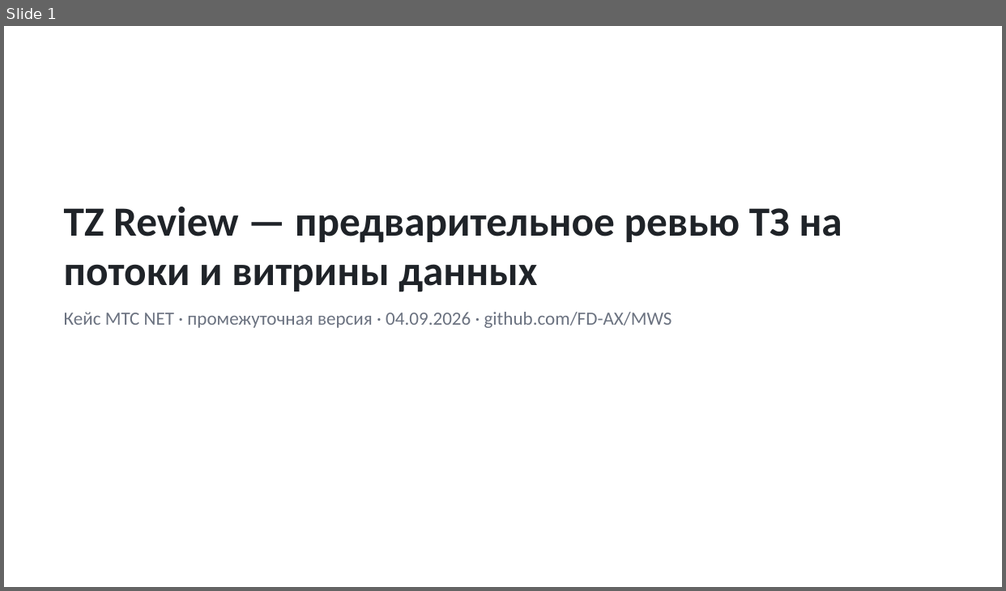
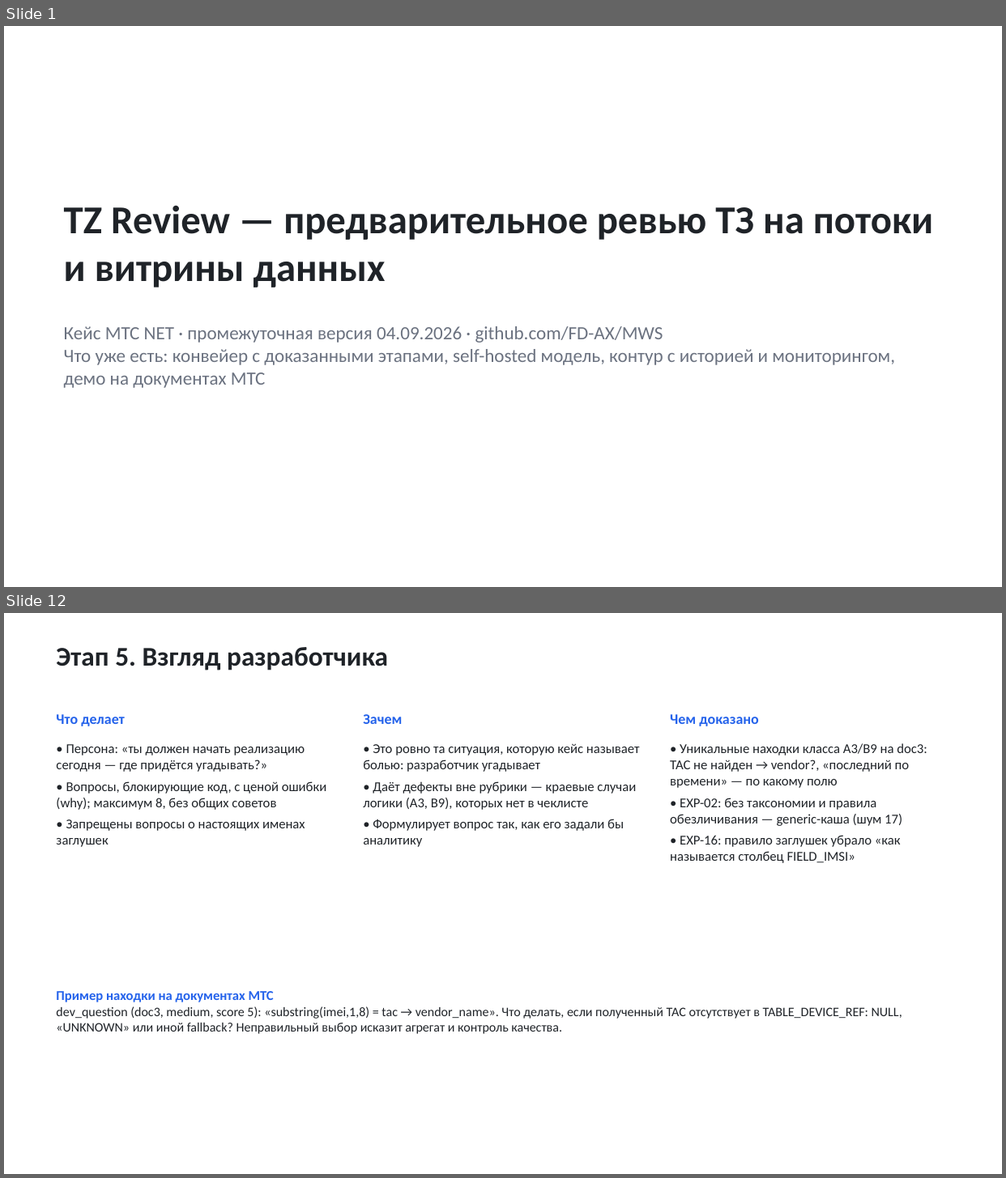
Before and after one commit to FD-AX/MWS, a slide deck: deliverables/interim/TZ_Review_interim.pptx. Shown one above the other, each under a label of ours: slide 1 before the commit, slides 1 and 12 after it; the slides between them are not shown. The pictures are 1006x591 and 1006x1178 pixels, drawn with LibreOffice and Linux fonts; fonts in the diff are those of the drawing. Boxes give left, top, right and bottom in pixels: in the first picture for what was removed or moved away, otherwise in the second. Text is boxed around its words. In the diff, an @@ line names an element or a change of style, - is before the commit and + after.

```diff
--- a/deliverables/interim/TZ_Review_interim.pptx
+++ b/deliverables/interim/TZ_Review_interim.pptx
@@ slide 12 added at box(4, 613, 1002, 1174), background #FFFFFF @@
@@ text added at box(56, 647, 388, 671), 26 pt, text #1F2328, bold @@
+Этап 5. Взгляд разработчика
@@ text added at box(56, 714, 124, 726), 14 pt, text #2563EB, bold @@
+Что делает
@@ text added at box(363, 714, 402, 724), 14 pt, text #2563EB, bold @@
+Зачем
@@ text added at box(670, 714, 759, 726), 14 pt, text #2563EB, bold @@
+Чем доказано
@@ text added at box(56, 744, 327, 847), 13 pt, text #1F2328 @@
+• Персона: «ты должен начать реализацию сегодня — где придётся угадывать?»
+• Вопросы, блокирующие код, с ценой ошибки (why); максимум 8, без общих советов
+• Запрещены вопросы о настоящих именах заглушек
@@ text added at box(363, 743, 640, 847), 13 pt, text #1F2328 @@
+• Это ровно та ситуация, которую кейс называет болью: разработчик угадывает
+• Даёт дефекты вне рубрики — краевые случаи логики (A3, B9), которых нет в чеклисте
+• Формулирует вопрос так, как его задали бы аналитику
@@ text added at box(670, 743, 927, 863), 13 pt, text #1F2328 @@
+• Уникальные находки класса A3/B9 на doc3: TAC не найден → vendor?, «последний по времени» — по какому полю
+• EXP-02: без таксономии и правила обезличивания — generic-каша (шум 17)
+• EXP-16: правило заглушек убрало «как называется столбец FIELD_IMSI»
@@ text added at box(56, 991, 902, 1034), 12.5 pt, text #1F2328 @@
+Пример находки на документах МТС
+dev_question (doc3, medium, score 5): «substring(imei,1,8) = tac → vendor_name». Что делать, если полученный TAC отсутствует в TABLE_DEVICE_REF: NULL, «UNKNOWN» или иной fallback? Неправильный выбор исказит агрегат и контроль качества.
@@ slide 1 changed as well @@
@@ text "TZ Review — предварительное ревью ..." at box(64, 205, 933, 288): size 40 to 38 pt @@
@@ text at box(64, 327, 895, 388): text changed @@
-Кейс МТС NET · промежуточная версия · 04.09.2026 · github.com/FD-AX/MWS
+Кейс МТС NET · промежуточная версия 04.09.2026 · github.com/FD-AX/MWS
+Что уже есть: конвейер с доказанными этапами, self-hosted модель, контур с историей и мониторингом, демо на документах МТС
```
Also in this commit, not shown: 4 other slides changed, 16 other slides added, 7 slides removed, 7 other files.
